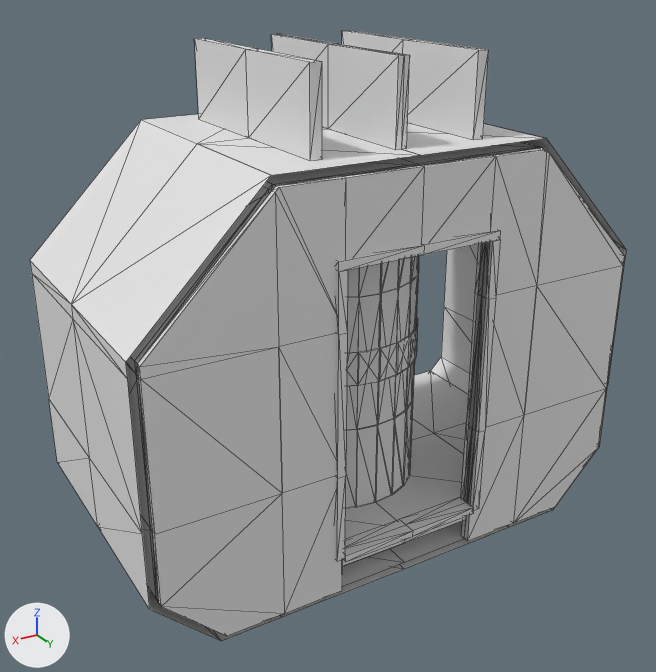
The glTF model space/src/main/resources/assets/jsspace/jsmodels/ship/small_reactor_fins.gltf as it was, and as the next commit left it.
The view is the same before and after, from a camera (50 mm lens) standing at (3.25, 4.34, 4.14) and looking at (0.11, -0.89, 1.53). Every picture has the same lights, and +X, +Y and +Z are marked at lower left. The older version comes first. Mesh edges are drawn as thin lines. Where no turn or scale is listed for an object, it has been applied to the vertices.

Objects in the first picture: 'c_-1_0_0', 'c_-1_1_0', 'c_-1_2_0', 'c_-2_0_0', 'c_-2_1_0', 'c_0_0_0', 'c_0_1_0', 'c_0_2_0', 'c_1_0_0', 'c_1_1_0', 'c_1_2_0', 'c_1_2_1' and 8 more.
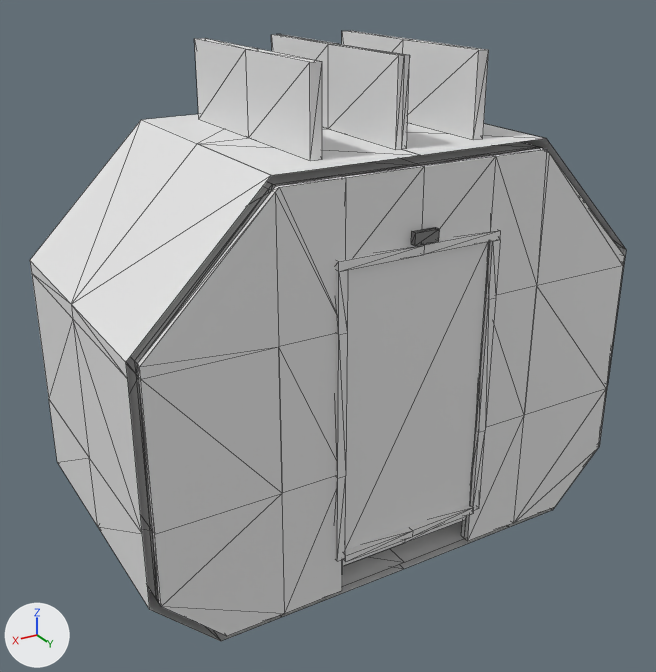
Changed parts and their boxes [x1, y1, x2, y2] in the pictures (656 x 672 px):
'door_leaf', added: after [345, 242, 489, 551]
'door_lamp_shut', added: after [411, 227, 440, 246]
'c_-2_0_1', unchanged, covered by the edit: before [412, 306, 473, 433]
'c_-2_1_1', unchanged, covered by the edit: before [444, 244, 478, 321]

What the commit changed:
Mesh me_door_lamp_shut is new.
It consists of a box spanning x -0.09..0.09, y 0.06..0.1, z -0.04..0.04; a box spanning x -0.09..0.09, y -0.1..-0.06, z -0.04..0.04.
Mesh me_door_leaf is new.
It is a box spanning x -0.55..0.55, y -0.04..0.04, z -1.02..1.02.
Object 'door_lamp_shut' (ob_door_lamp_shut) is new; it shows me_door_lamp_shut.
Its location is (0.0, 0.0, 2.52).
Object 'door_leaf' (ob_door_leaf) is new; it shows me_door_leaf.
Its location is (0.0, 0.0, 1.375).
